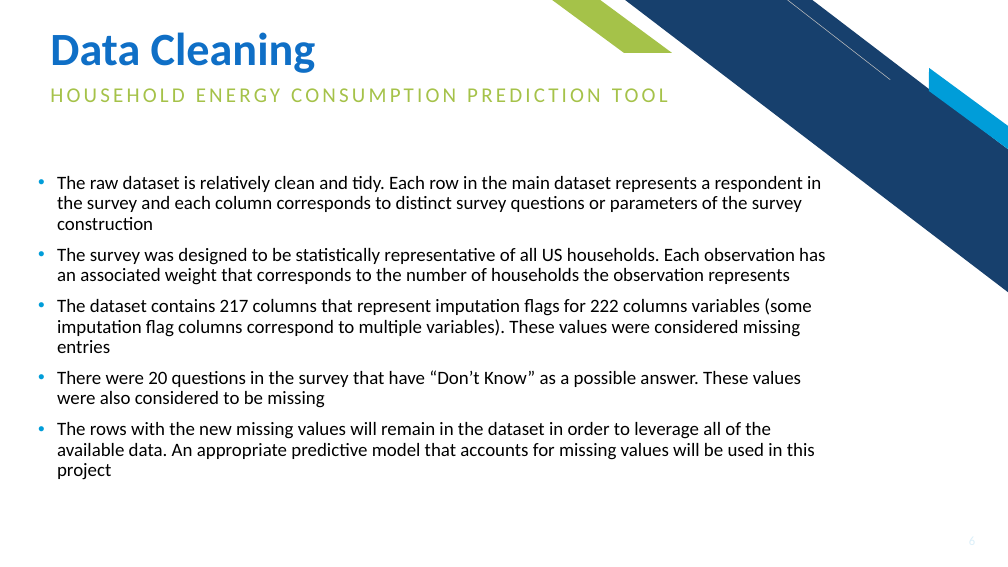
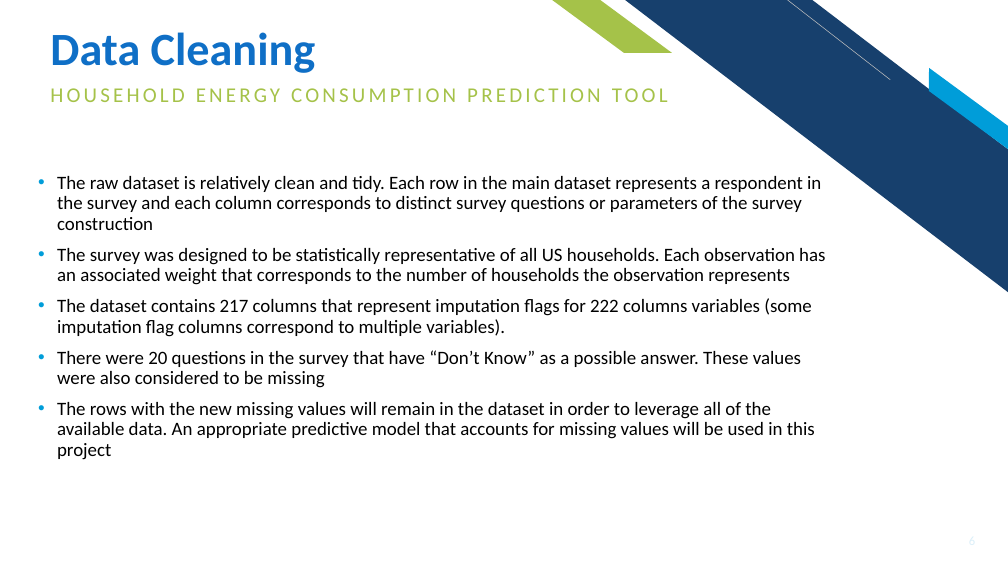
Before and after one commit to ishareef7/Springboard, a slide deck: slide 6 of Capstone1/Capstone1_Reports/Capstone1_Presentation.pptx. Drawn at 1008x567 pixels with LibreOffice and Linux fonts; fonts in the diff are those of the drawing. Boxes give left, top, right and bottom in pixels: in the first picture for what was removed or moved away, otherwise in the second. Text is boxed around its words. In the diff, an @@ line names an element or a change of style, - is before the commit and + after.

```diff
--- a/Capstone1/Capstone1_Reports/Capstone1_Presentation.pptx
+++ b/Capstone1/Capstone1_Reports/Capstone1_Presentation.pptx
@@ text at <box>57,298,812,337</box>: text changed @@
-• The dataset contains 217 columns that represent imputation flags for 222 columns variables (some imputation flag columns correspond to multiple variables). These values were considered missing entries
+• The dataset contains 217 columns that represent imputation flags for 222 columns variables (some imputation flag columns correspond to multiple variables).
```
Also in this commit, not shown: 4 other slides changed, 8 other files.
